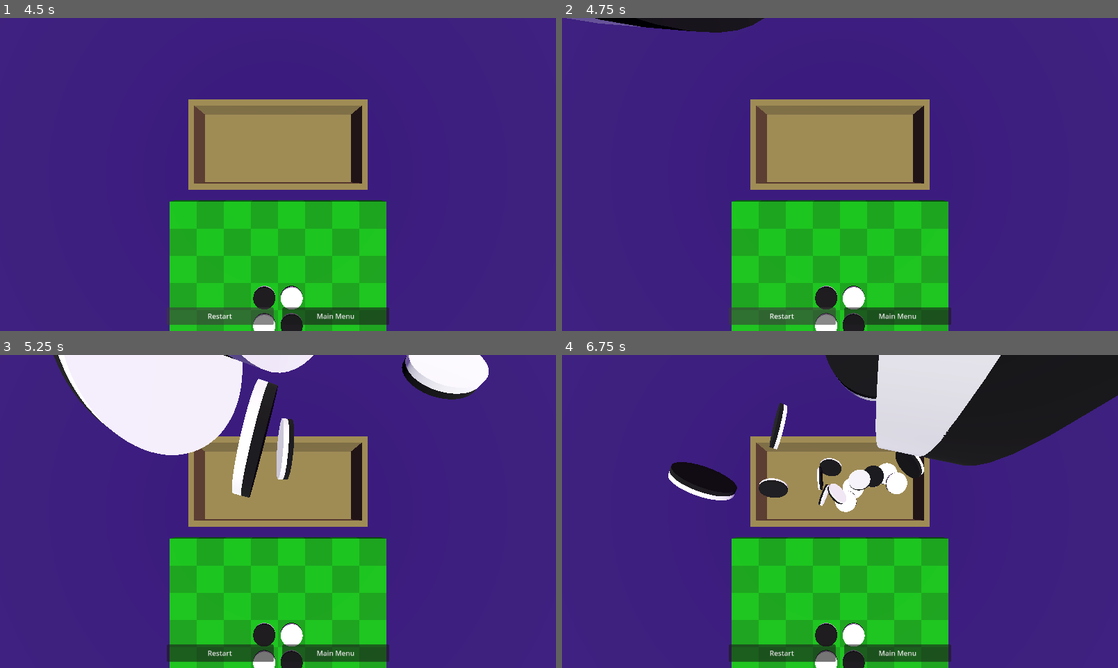
Above: before the commit, frames 1-4 (two rows, left to right).
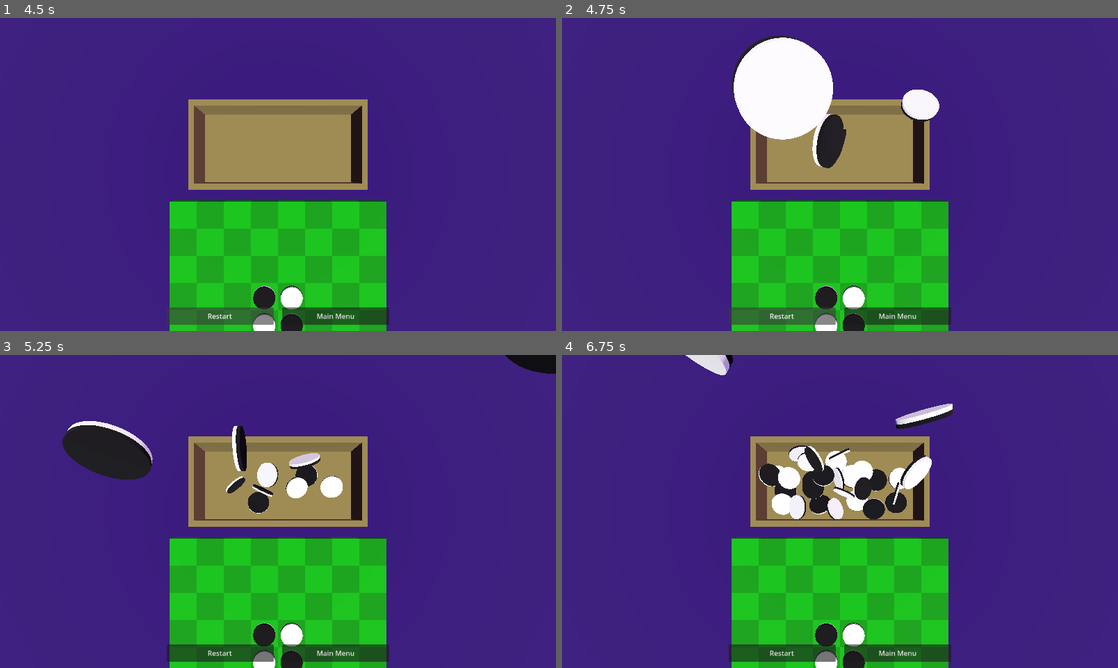
Above: after the commit, the same moments.

Repository: phrasmotica/othello
Game: Godot game, scene res://scenes/3d/main_menu_3d.tscn
Same seed, same stepped clock (60 frames per second), same inputs: the game is played once before the commit and once after it.
Inputs (mouse positions are in pixels of both pictures, inside the frame that each line leads up to):
- Up to frame 1 (4.5 s): move the mouse to (400, 158) at 0.52 s; tap C (peek_counter_box) at 0.6, 2.1 s; click (400, 158) at 0.67 s; click "Start Game" at 1.25 s; move the mouse to (166, 190) at 2.02 s; click (166, 190) at 2.17 s; click "Restart" at 2.75 s; click "Restart" at 3.5 s; click "Restart" at 4.25 s
- Up to frame 2 (4.75 s): no input
- Up to frame 3 (5.25 s): move the mouse to (333, 442) at 5.02 s; tap C (peek_counter_box) at 5.1 s; click (333, 442) at 5.17 s
- Up to frame 4 (6.75 s): move the mouse to (812, 574) at 5.77 s; tap C (peek_counter_box) at 5.85, 6.6 s; click (812, 574) at 5.92 s; move the mouse to (1006, 558) at 6.52 s; click (1006, 558) at 6.67 s

Frame 1 is identical in both runs. In frame 2, 7.0% of the frame differs, in the area x 0-68%, y 0-48%; in frame 3, 16%; in frame 4, 19%, in the area x 19-100%, y 0-53%.

Commit message:
Apply a downward impulse to each spawned counter

Diff:
--- a/scenes/3d/counter_box.tscn
+++ b/scenes/3d/counter_box.tscn
@@ -34,6 +34,33 @@
 [sub_resource type="BoxShape3D" id="BoxShape3D_qwtpj"]
 size = Vector3(0.2, 1, 2.6)
 
+[sub_resource type="Animation" id="Animation_mv1c1"]
+length = 0.001
+tracks/0/type = "value"
+tracks/0/imported = false
+tracks/0/enabled = true
+tracks/0/path = NodePath("CounterBoxCSG:position")
+tracks/0/interp = 1
+tracks/0/loop_wrap = true
+tracks/0/keys = {
+"times": PackedFloat32Array(0),
+"transitions": PackedFloat32Array(1),
+"update": 0,
+"values": [Vector3(0, 0, 0)]
+}
+tracks/1/type = "value"
+tracks/1/imported = false
+tracks/1/enabled = true
+tracks/1/path = NodePath(".:rotation")
+tracks/1/interp = 1
+tracks/1/loop_wrap = true
+tracks/1/keys = {
+"times": PackedFloat32Array(0),
+"transitions": PackedFloat32Array(1),
+"update": 0,
+"values": [Vector3(0, 0, 0)]
+}
+
 [sub_resource type="Animation" id="Animation_yrmvg"]
 resource_name = "peek"
 length = 0.2
@@ -61,33 +88,6 @@
 "transitions": PackedFloat32Array(1, 1),
 "update": 0,
 "values": [Vector3(0, 0, 0), Vector3(0.785398, 0, 0)]
-}
-
-[sub_resource type="Animation" id="Animation_mv1c1"]
-length = 0.001
-tracks/0/type = "value"
-tracks/0/imported = false
-tracks/0/enabled = true
-tracks/0/path = NodePath("CounterBoxCSG:position")
-tracks/0/interp = 1
-tracks/0/loop_wrap = true
-tracks/0/keys = {
-"times": PackedFloat32Array(0),
-"transitions": PackedFloat32Array(1),
-"update": 0,
-"values": [Vector3(0, 0, 0)]
-}
-tracks/1/type = "value"
-tracks/1/imported = false
-tracks/1/enabled = true
-tracks/1/path = NodePath(".:rotation")
-tracks/1/interp = 1
-tracks/1/loop_wrap = true
-tracks/1/keys = {
-"times": PackedFloat32Array(0),
-"transitions": PackedFloat32Array(1),
-"update": 0,
-"values": [Vector3(0, 0, 0)]
 }
 
 [sub_resource type="AnimationLibrary" id="AnimationLibrary_u0wyp"]
@@ -120,6 +120,7 @@
 unique_name_in_owner = true
 transform = Transform3D(1, 0, 0, 0, 1, 0, 0, 0, 1, 0, 4, 0)
 spawn_amount = 60
+spawn_interval = 0.05
 
 [node name="Floor" type="CSGBox3D" parent="CounterBoxCSG"]
 transform = Transform3D(1, 0, 0, 0, 1, 0, 0, 0, 1, 0, 0.1, 0)
--- a/scripts/3d/counter_spawner.gd
+++ b/scripts/3d/counter_spawner.gd
@@ -6,8 +6,11 @@
 @export
 var spawn_amount := 10
 
-@export_range(0.1, 0.3)
+@export_range(0.05, 0.3)
 var spawn_interval := 0.1
+
+@export_range(10.0, 30.0)
+var spawn_force := 20.0
 
 @export_range(0.01, 0.1)
 var counter_sleep_threshold := 0.05
@@ -24,6 +27,9 @@
 		var counter: Counter3D = counter_scene.instantiate()
 		counter.position = position + _get_offset()
 		counter.rotation = _get_rotation_offset()
+
+		var rb := counter.get_child(0) as RigidBody3D
+		rb.apply_impulse(spawn_force * Vector3.DOWN)
 
 		SignalHelper.once(
 			counter.landed_on_board,
